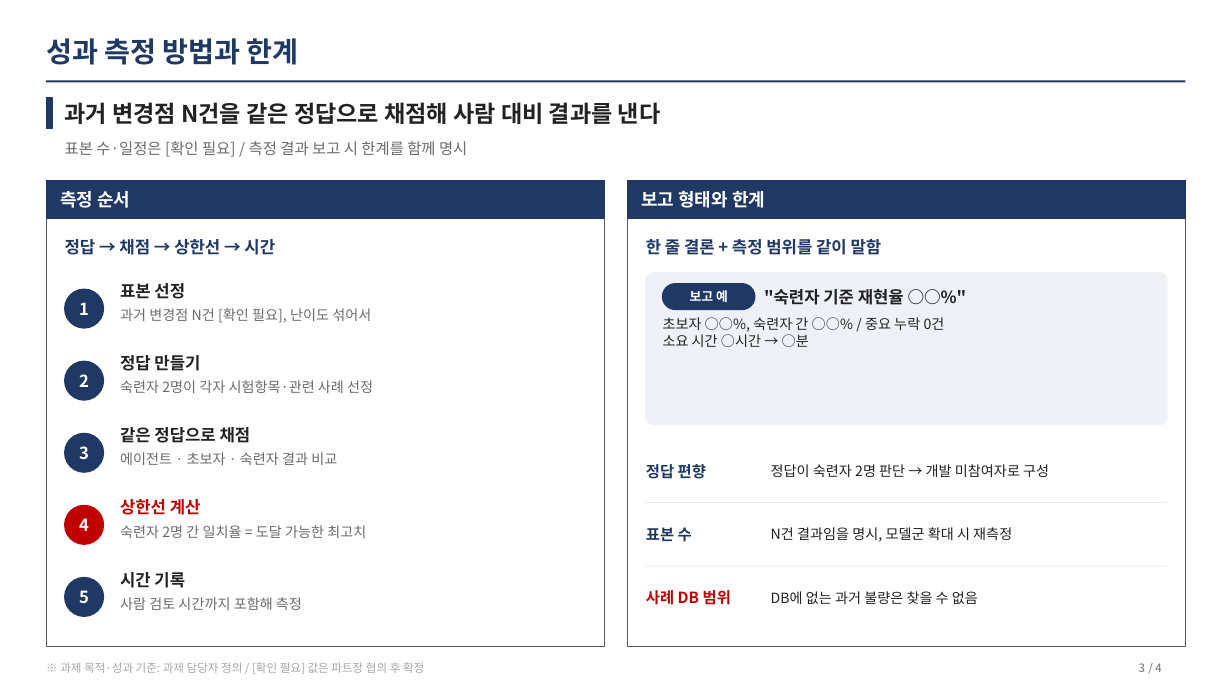
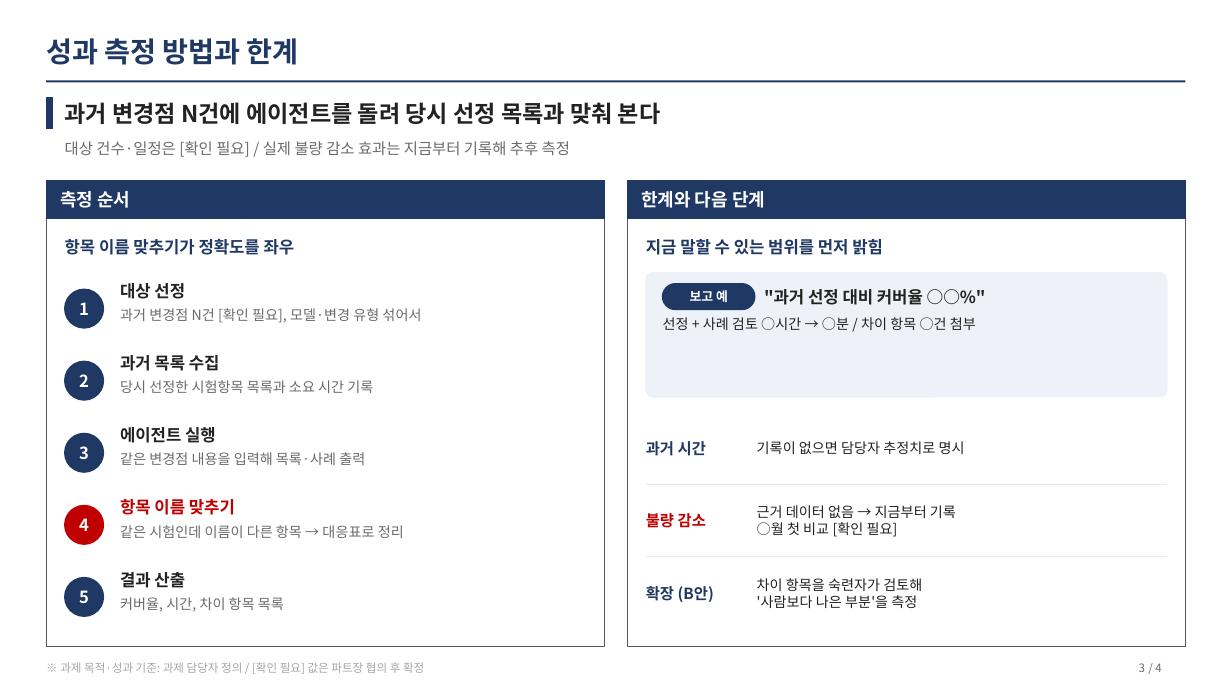
Before and after one commit to kimeungjin-cmd/Start1, a slide deck: slide 3 of output/agent/시험항목자동선정_과제정의서.pptx. Drawn at 1232x693 pixels with LibreOffice and Linux fonts; fonts in the diff are those of the drawing. Boxes give left, top, right and bottom in pixels: in the first picture for what was removed or moved away, otherwise in the second. Text is boxed around its words. In the diff, an @@ line names an element or a change of style, - is before the commit and + after.

```diff
--- a/output/agent/시험항목자동선정_과제정의서.pptx
+++ b/output/agent/시험항목자동선정_과제정의서.pptx
@@ text at (65, 102, 661, 124): text changed @@
-과거 변경점 N건을 같은 정답으로 채점해 사람 대비 결과를 낸다
+과거 변경점 N건에 에이전트를 돌려 당시 선정 목록과 맞춰 본다
@@ text at (65, 141, 570, 157): text changed @@
-표본 수·일정은 [확인 필요] / 측정 결과 보고 시 한계를 함께 명시
+대상 건수·일정은 [확인 필요] / 실제 불량 감소 효과는 지금부터 기록해 추후 측정
@@ text at (641, 191, 765, 208): text changed @@
-보고 형태와 한계
+한계와 다음 단계
@@ text at (65, 239, 295, 255): text changed @@
-정답 → 채점 → 상한선 → 시간
+항목 이름 맞추기가 정확도를 좌우
@@ text at (646, 239, 883, 255): text changed @@
-한 줄 결론 + 측정 범위를 같이 말함
+지금 말할 수 있는 범위를 먼저 밝힘
@@ text at (120, 283, 185, 299): text changed @@
-표본 선정
+대상 선정
@@ rounded rectangle: place and size @@
-rounded rectangle at (646, 273, 1167, 424)
+rounded rectangle at (646, 273, 1167, 397)
@@ rounded rectangle at (646, 273, 1167, 397): proportions changed @@
@@ text at (764, 289, 923, 305): text changed @@
-"숙련자 기준 재현율 ○○%"
+"과거 선정 대비 커버율 ○○%"
@@ text at (120, 308, 421, 323): text changed @@
-과거 변경점 N건 [확인 필요], 난이도 섞어서
+과거 변경점 N건 [확인 필요], 모델·변경 유형 섞어서
@@ text at (663, 317, 976, 330): text changed @@
-초보자 ○○%, 숙련자 간 ○○% / 중요 누락 0건
-소요 시간 ○시간 → ○분
+선정 + 사례 검토 ○시간 → ○분 / 차이 항목 ○건 첨부
@@ text at (120, 355, 220, 371): text changed @@
-정답 만들기
+과거 목록 수집
@@ text at (120, 380, 373, 393): text changed @@
-숙련자 2명이 각자 시험항목·관련 사례 선정
+당시 선정한 시험항목 목록과 소요 시간 기록
@@ text at (120, 427, 216, 443): text changed @@
-같은 정답으로 채점
+에이전트 실행
@@ text at (646, 441, 706, 456): text changed @@
-정답 편향
+과거 시간
@@ text at (757, 441, 965, 454): text changed @@
-정답이 숙련자 2명 판단 → 개발 미참여자로 구성
+기록이 없으면 담당자 추정치로 명시
@@ text at (120, 452, 365, 465): text changed @@
-에이전트 · 초보자 · 숙련자 결과 비교
+같은 변경점 내용을 입력해 목록·사례 출력
@@ text at (120, 499, 235, 515): text changed @@
-상한선 계산
+항목 이름 맞추기
@@ line moved from (646, 503) - (1167, 503) to (646, 484) - (1167, 484) @@
@@ text at (757, 505, 956, 537): text changed @@
-N건 결과임을 명시, 모델군 확대 시 재측정
+근거 데이터 없음 → 지금부터 기록
+○월 첫 비교 [확인 필요]
@@ text at (120, 525, 404, 538): text changed @@
-숙련자 2명 간 일치율 = 도달 가능한 최고치
+같은 시험인데 이름이 다른 항목 → 대응표로 정리
@@ text at (646, 511, 706, 531): text changed; text colour #1F3864 to #C00000 @@
-표본 수
+불량 감소
@@ line moved from (646, 566) - (1167, 566) to (646, 557) - (1167, 557) @@
@@ text at (120, 572, 185, 588): text changed @@
-시간 기록
+결과 산출
@@ text at (120, 597, 284, 612): text changed @@
-사람 검토 시간까지 포함해 측정
+커버율, 시간, 차이 항목 목록
@@ text at (646, 586, 714, 602): text changed; text colour #C00000 to #1F3864 @@
-사례 DB 범위
+확장 (B안)
@@ text at (757, 578, 922, 608): text changed @@
-DB에 없는 과거 불량은 찾을 수 없음
+차이 항목을 숙련자가 검토해
+'사람보다 나은 부분'을 측정
```
Also in this commit, not shown: 1 other slide changed, 2 other files.
